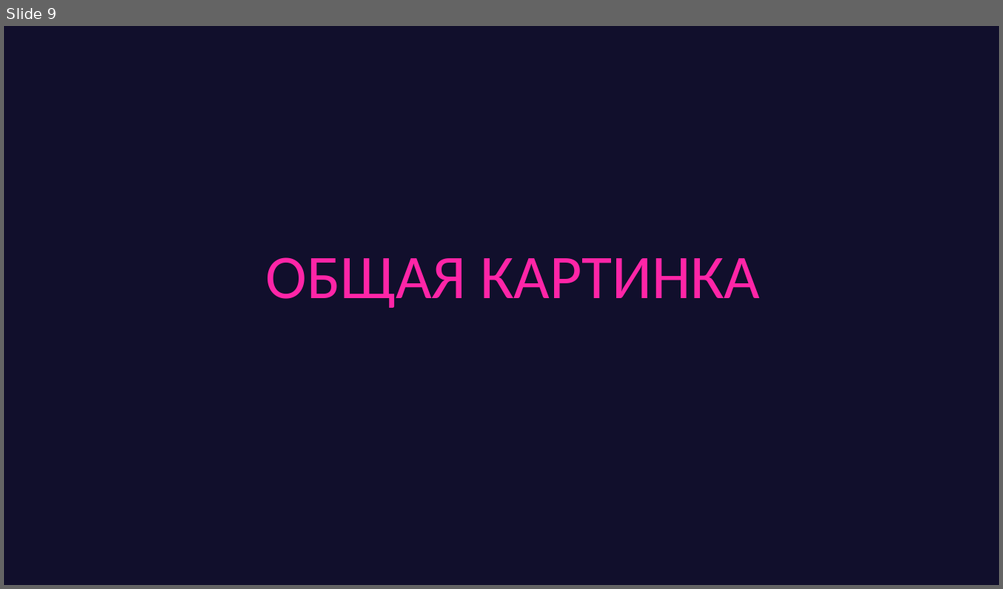
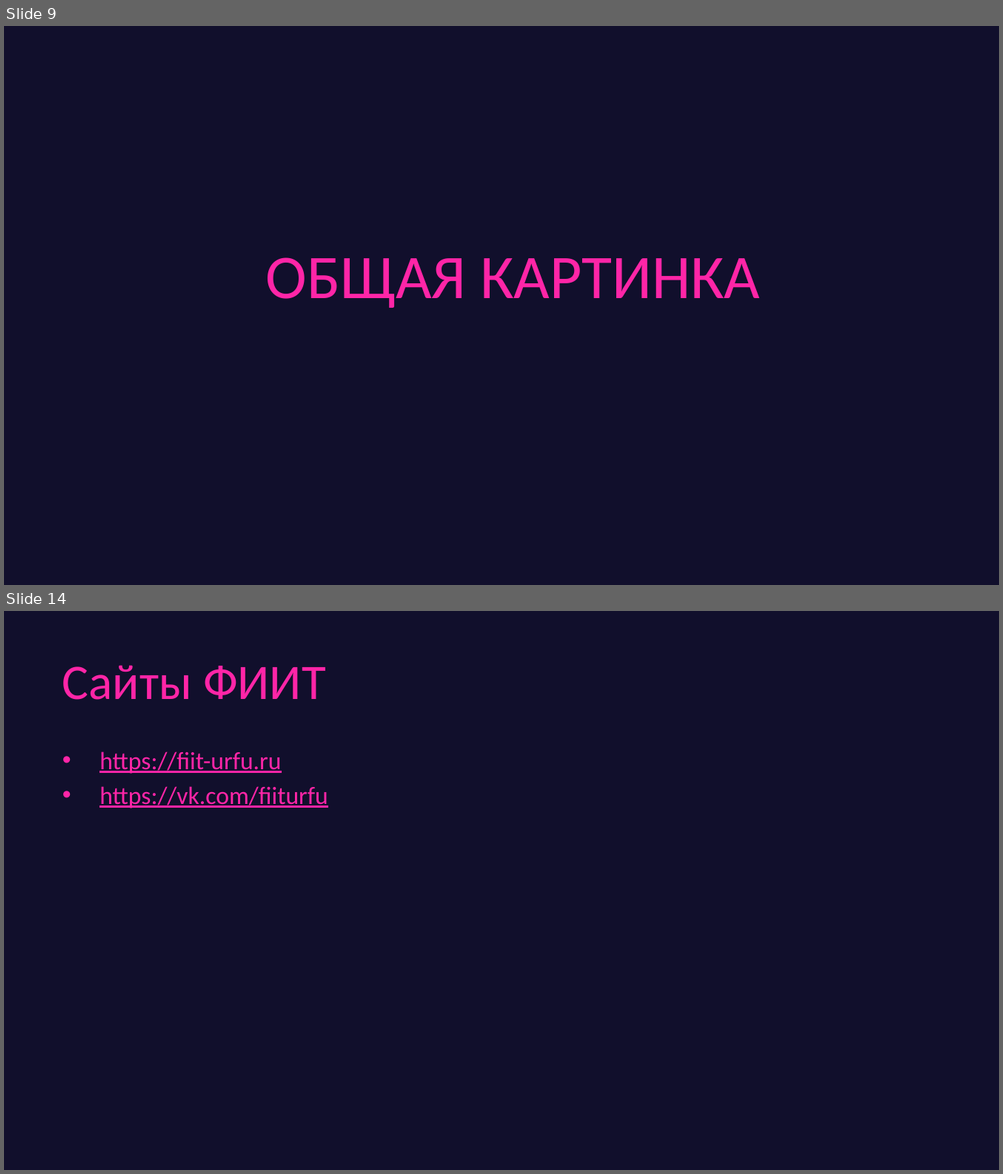
Before and after one commit to game-ai-course/game-ai-school, a slide deck: slides/online_4dx1.5h/day3-final.pptx. Shown one above the other, each under a label of ours: slide 9 before the commit, slides 9 and 14 after it; the slides between them are not shown. The pictures are 1003x589 and 1003x1174 pixels, drawn with LibreOffice and Linux fonts; fonts in the diff are those of the drawing. Boxes give left, top, right and bottom in pixels: in the first picture for what was removed or moved away, otherwise in the second. Text is boxed around its words. In the diff, an @@ line names an element or a change of style, - is before the commit and + after.

```diff
--- a/slides/online_4dx1.5h/day3-final.pptx
+++ b/slides/online_4dx1.5h/day3-final.pptx
@@ slide 14 added at box(4, 611, 999, 1170), background #110F2C @@
@@ title added at box(62, 665, 326, 700), 48 pt, text #FE25A7 @@
+Сайты ФИИТ
@@ text added at box(99, 752, 328, 809), 24 pt, text #FE25A7, underline @@
+• https://fiit-urfu.ru
+• https://vk.com/fiiturfu
```
Also in this commit, not shown: 4 slides changed, 5 other slides added, 1 slide removed.
